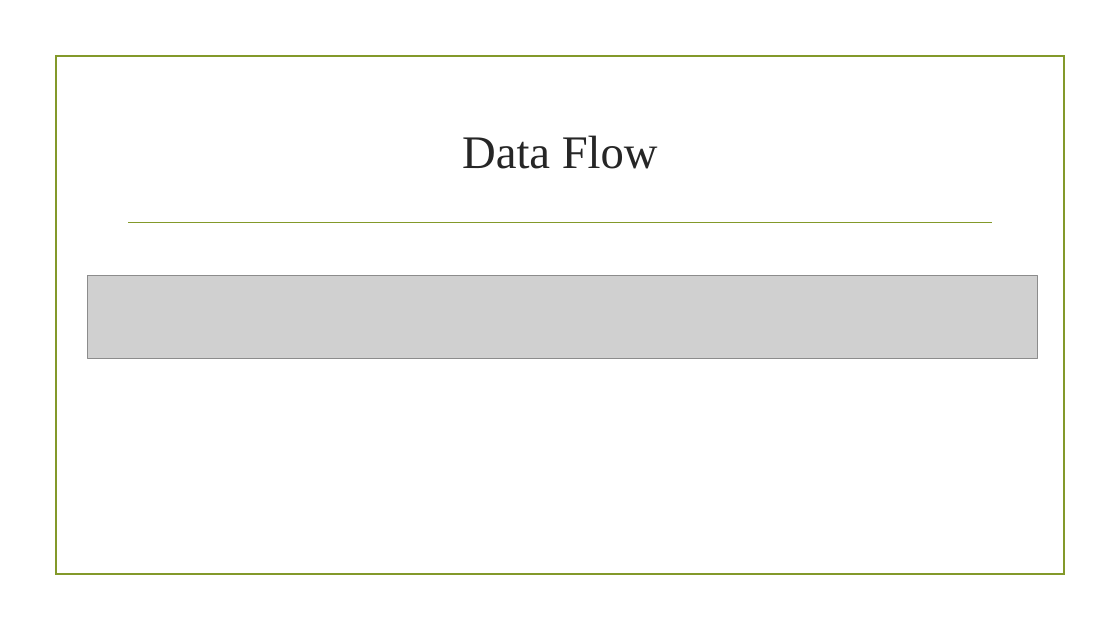
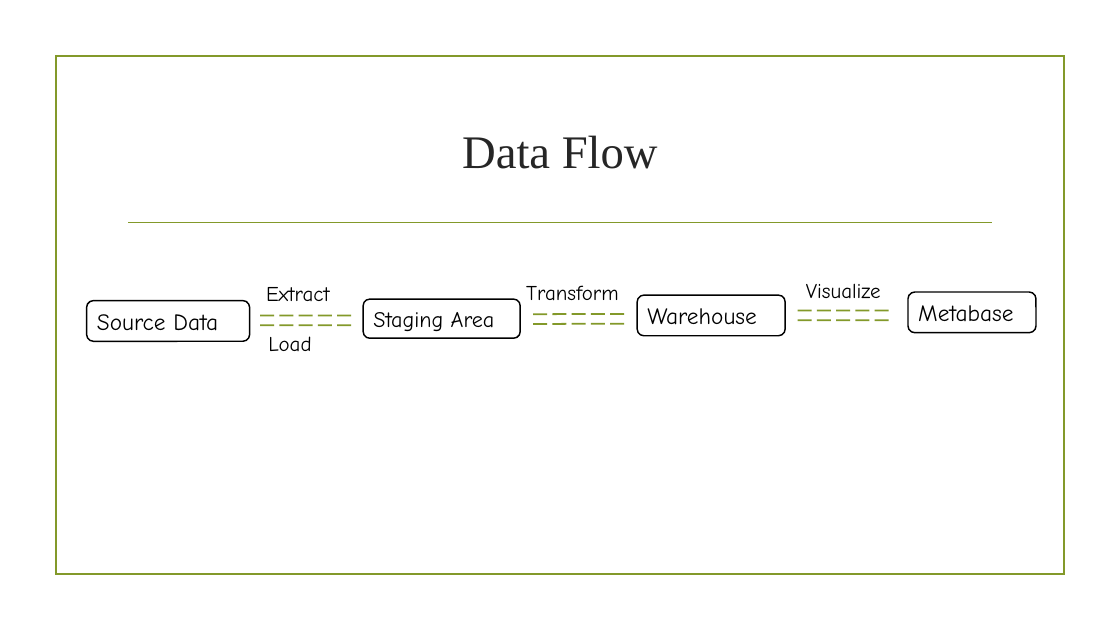
Before and after one commit to MuhammadMuhidin/DataCraft-ELT-Kimball-Modeling-with-Visual-Metabase, a slide deck: slide 3 of DataCraft ELT Kimball Modeling with Visual Metabase.pptx. Drawn at 1120x630 pixels with LibreOffice and Linux fonts; fonts in the diff are those of the drawing; grey boxes stand for pictures; background and template pictures are left out. Boxes give left, top, right and bottom in pixels: in the first picture for what was removed or moved away, otherwise in the second. Text is boxed around its words. In the diff, an @@ line names an element or a change of style, - is before the commit and + after.

```diff
--- a/DataCraft ELT Kimball Modeling with Visual Metabase.pptx
+++ b/DataCraft ELT Kimball Modeling with Visual Metabase.pptx
@@ picture removed at bbox=[88, 276, 1038, 359] @@
@@ text added at bbox=[266, 287, 329, 301], 18 pt, text #000000 @@
+Extract
@@ rounded rectangle added at bbox=[363, 299, 520, 339], fill #FFFFFF, outline #000000 1.25 pt, 19 pt, text #000000 @@
+Staging Area
@@ text added at bbox=[526, 285, 619, 301], 18 pt, text #000000 @@
+Transform
@@ rounded rectangle added at bbox=[638, 295, 786, 335], fill #FFFFFF, outline #000000 1.25 pt, 20 pt, text #000000 @@
+Warehouse
@@ text added at bbox=[806, 283, 881, 298], 18 pt, text #000000 @@
+Visualize
@@ rounded rectangle added at bbox=[908, 292, 1036, 333], fill #FFFFFF, outline #000000 1.25 pt, 20 pt, text #000000 @@
+Metabase
@@ rounded rectangle added at bbox=[87, 301, 250, 341], fill #FFFFFF, outline #000000 1.25 pt, 20 pt, text #000000 @@
+Source Data
@@ line added from (260, 316) to (355, 316), #83992A 1.5 pt dashed @@
@@ line added from (260, 325) to (355, 325), #83992A 1.5 pt dashed @@
@@ line added from (534, 314) to (628, 314), #83992A 1.5 pt dashed @@
@@ line added from (534, 324) to (628, 324), #83992A 1.5 pt dashed @@
@@ line added from (797, 311) to (892, 311), #83992A 1.5 pt dashed @@
@@ line added from (797, 320) to (892, 320), #83992A 1.5 pt dashed @@
@@ text added at bbox=[268, 336, 311, 351], 18 pt, text #000000 @@
+Load
```
